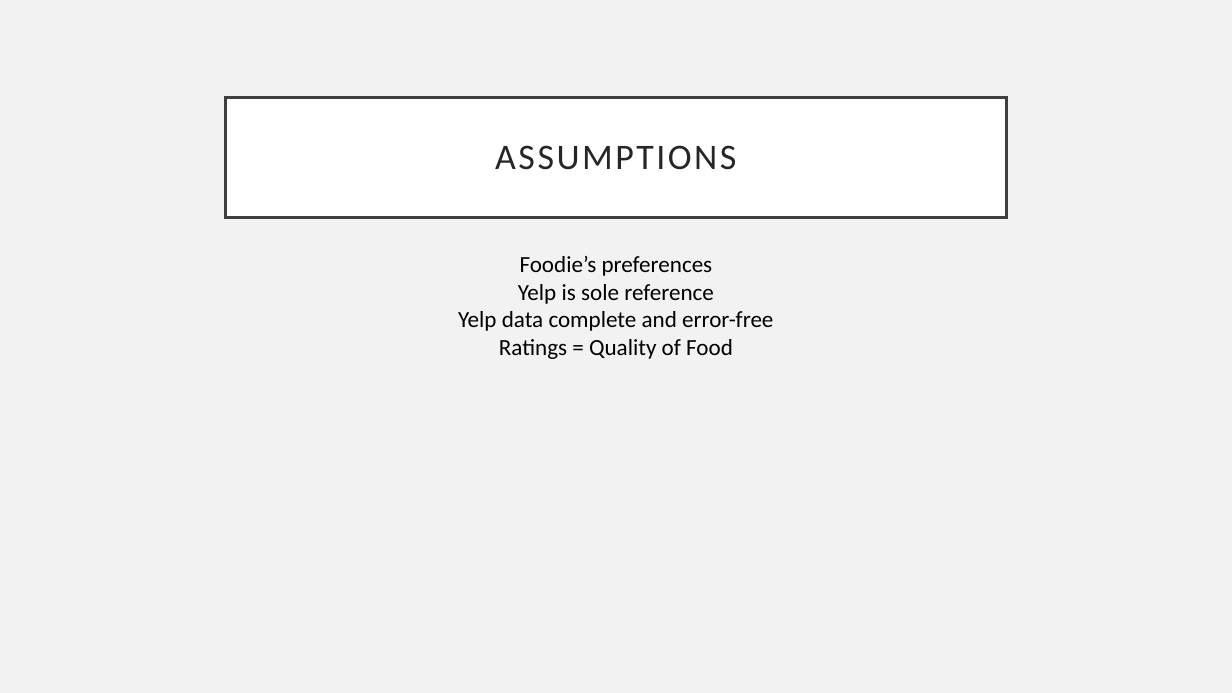
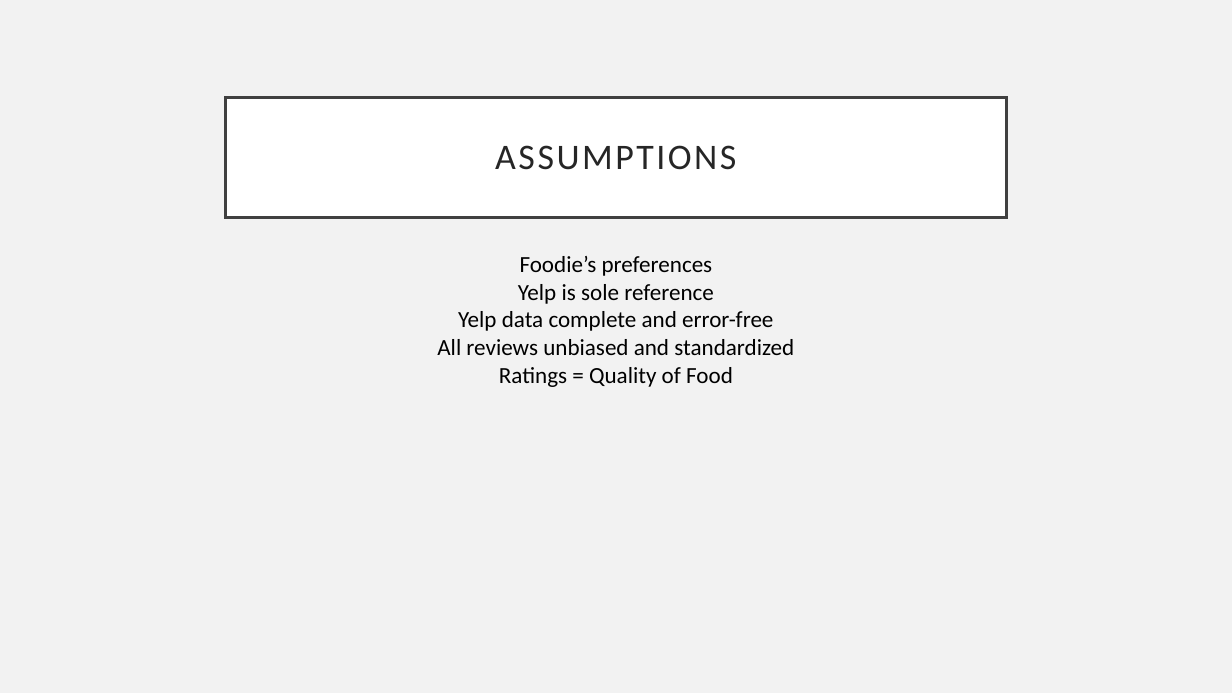
Before and after one commit to lquasem/Project-1, a slide deck: slide 7 of All food in the hood.pptx. Drawn at 1232x693 pixels with LibreOffice and Linux fonts; fonts in the diff are those of the drawing. Boxes give left, top, right and bottom in pixels: in the first picture for what was removed or moved away, otherwise in the second. Text is boxed around its words. In the diff, an @@ line names an element or a change of style, - is before the commit and + after.

```diff
--- a/All food in the hood.pptx
+++ b/All food in the hood.pptx
@@ text at (437,339,794,355): paragraph added @@
+All reviews unbiased and standardized
```
Also in this commit, not shown: 6 other slides changed, 1 slide added, 1 slide removed.
